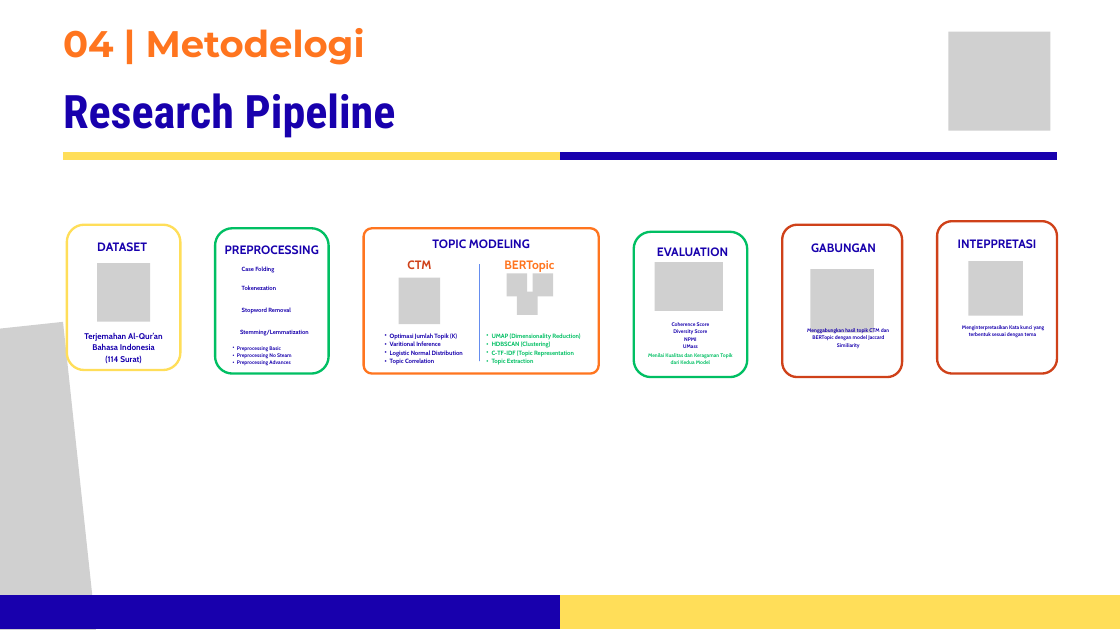
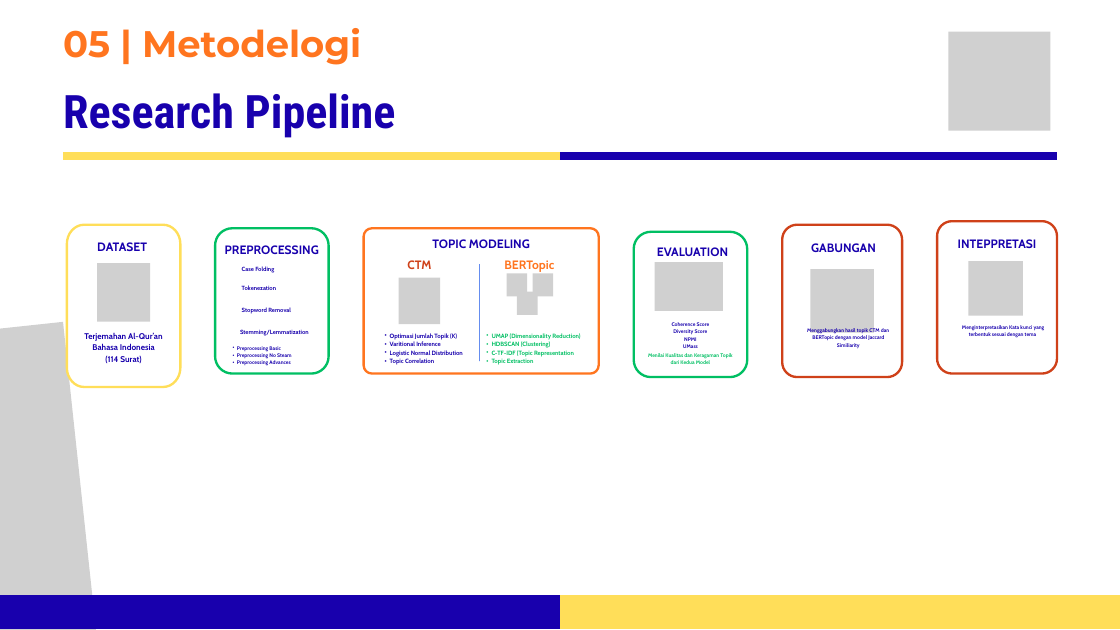
Before and after one commit to ridwan-bvk/karya-ilmiah-master, a slide deck: slide 6 of FINAL PRESENTASI ASEP RIDWAN HIDAYAT.pptx (slide 5 before the commit). Drawn at 1120x630 pixels with LibreOffice and Linux fonts; fonts in the diff are those of the drawing; grey boxes stand for pictures; background and template pictures are left out. Boxes give left, top, right and bottom in pixels: in the first picture for what was removed or moved away, otherwise in the second. Text is boxed around its words. In the diff, an @@ line names an element or a change of style, - is before the commit and + after.

```diff
--- a/FINAL PRESENTASI ASEP RIDWAN HIDAYAT.pptx
+++ b/FINAL PRESENTASI ASEP RIDWAN HIDAYAT.pptx
@@ text at [63, 28, 361, 65]: text changed @@
-04 | Metodelogi
+05 | Metodelogi
@@ freeform shape: place and size @@
-freeform shape at [67, 225, 180, 370]
+freeform shape at [67, 225, 180, 387]
```
Also in this commit, not shown: 3 other slides changed, 5 slides added, 2 other files.
